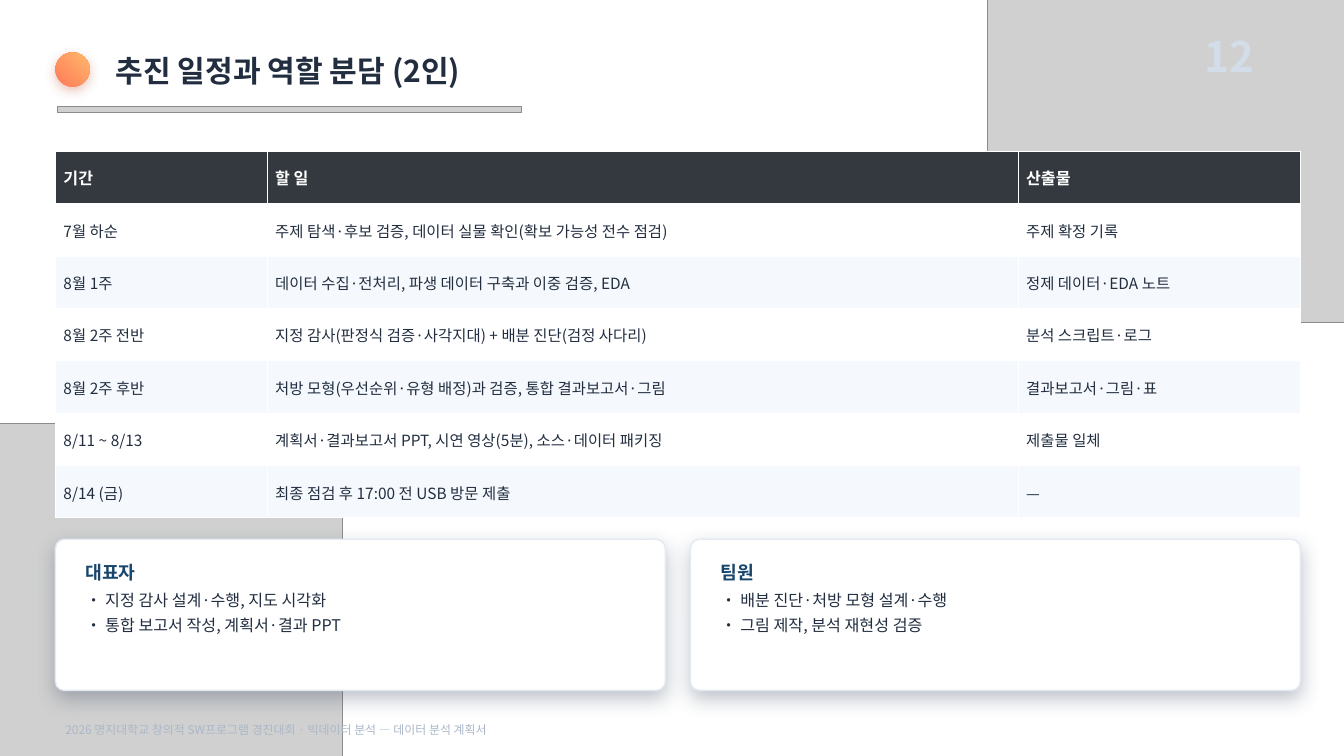
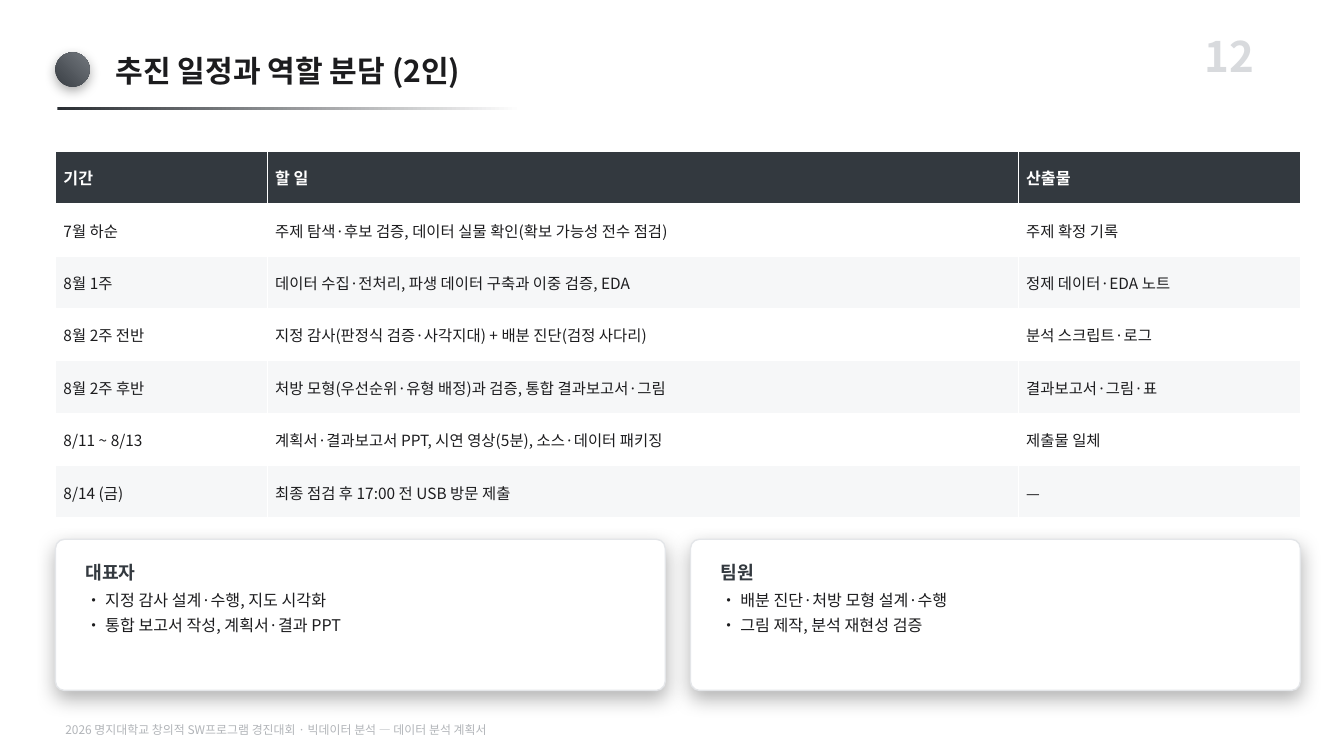
Before and after one commit to karvvan/maternity-care-policy-audit, a slide deck: slide 12 of 04_제출물/데이터분석_계획서.pptx. Drawn at 1344x756 pixels with LibreOffice and Linux fonts; fonts in the diff are those of the drawing; grey boxes stand for pictures. Boxes give left, top, right and bottom in pixels: in the first picture for what was removed or moved away, otherwise in the second. Text is boxed around its words. In the diff, an @@ line names an element or a change of style, - is before the commit and + after.

Commit message:
계획서 PPT 모노톤판으로 교체 (12장)

```diff
--- a/04_제출물/데이터분석_계획서.pptx
+++ b/04_제출물/데이터분석_계획서.pptx
@@ picture removed at (988, 0, 1344, 323) @@
@@ text added at (1204, 23, 1254, 84), 30 pt, text #D8DADD, bold @@
+12
@@ rounded rectangle at (55, 52, 90, 87): fill gradient #FF7A59 to #FFB86B to gradient #3A3F45 to #73787E; shadow changed @@
@@ text "추진 일정과 역할 분담 (2인)" at (116, 56, 460, 88): text colour #222E40 to #1C1C1E @@
@@ picture removed at (57, 107, 521, 113) @@
@@ rectangle added at (57, 107, 521, 110), fill gradient #2A2E33 to #FFFFFF @@
@@ table at (55, 151, 1301, 518) @@
@@ fill #F5F8FC to #F6F7F8 in 9 cells @@
@@ text colour #222E40 to #1C1C1E @@
@@ picture removed at (0, 423, 343, 756) @@
@@ rounded rectangle at (55, 539, 665, 691): outline #E4EAF2 1 pt to #E4E6E9 1 pt; shadow changed @@
@@ rounded rectangle at (691, 539, 1301, 691): outline #E4EAF2 1 pt to #E4E6E9 1 pt; shadow changed @@
@@ text "대표자" at (86, 563, 341, 634): text colour #17456B to #33393F in "대표자"; text colour #222E40 to #1C1C1E @@
@@ text "팀원" at (721, 563, 947, 634): text colour #17456B to #33393F in "팀원"; text colour #222E40 to #1C1C1E @@
@@ text "2026 명지대학교 창의적 SW프로그램 경진대회 ..." at (65, 724, 487, 735): text colour #ABB7C7 to #B2B5B9 @@
```
Also in this commit, not shown: 11 other slides changed.
